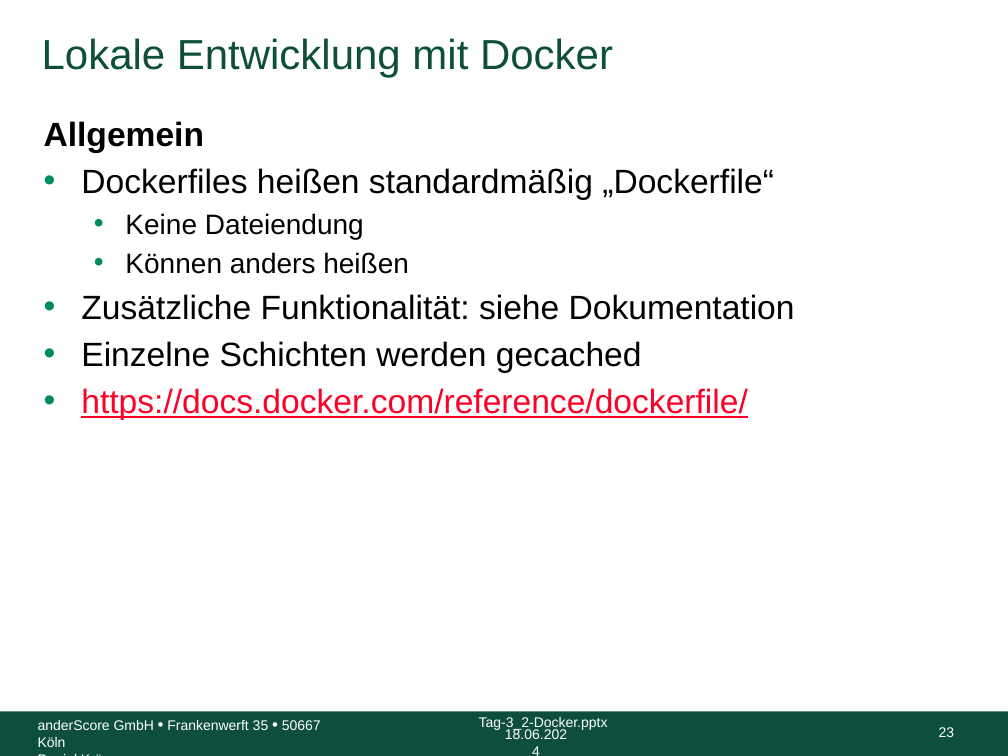
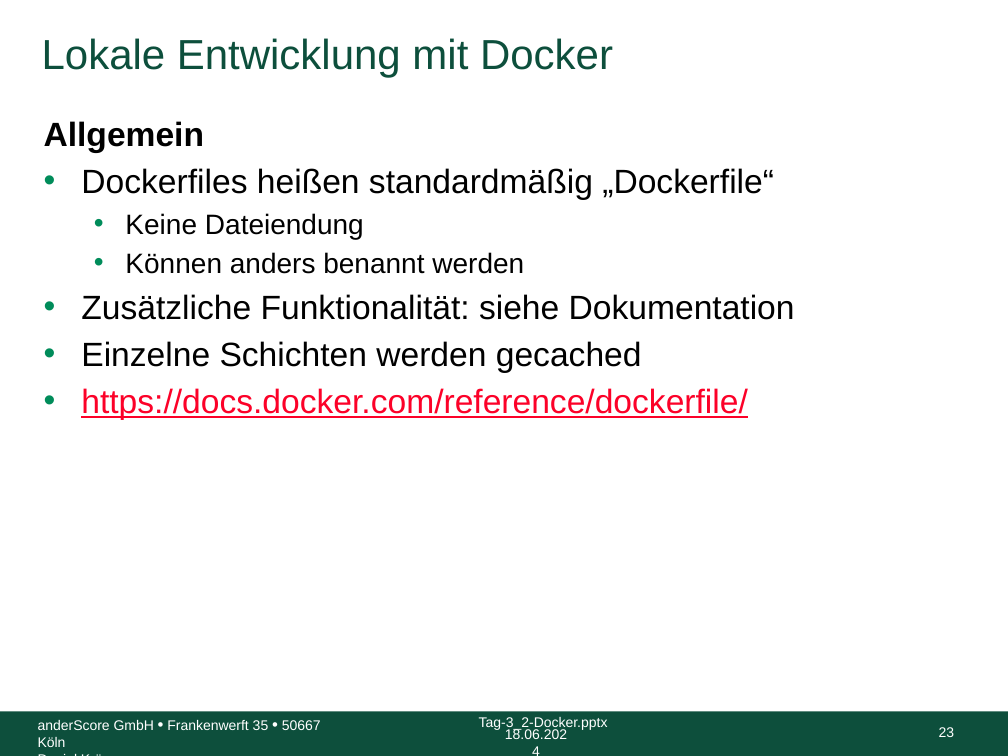
Before and after one commit to anderscore-gmbh/gitlab, a slide deck: slide 23 of slides/Tag-3_2-Docker.pptx. Drawn at 1008x756 pixels with LibreOffice and Linux fonts; fonts in the diff are those of the drawing; background and template pictures are left out. Boxes give left, top, right and bottom in pixels: in the first picture for what was removed or moved away, otherwise in the second. Text is boxed around its words. In the diff, an @@ line names an element or a change of style, - is before the commit and + after.

```diff
--- a/slides/Tag-3_2-Docker.pptx
+++ b/slides/Tag-3_2-Docker.pptx
@@ text at bbox=[125, 252, 524, 274]: text changed @@
-  • Können anders heißen
+  • Können anders benannt werden
```
Also in this commit, not shown: 4 other slides changed, 5 other files.
